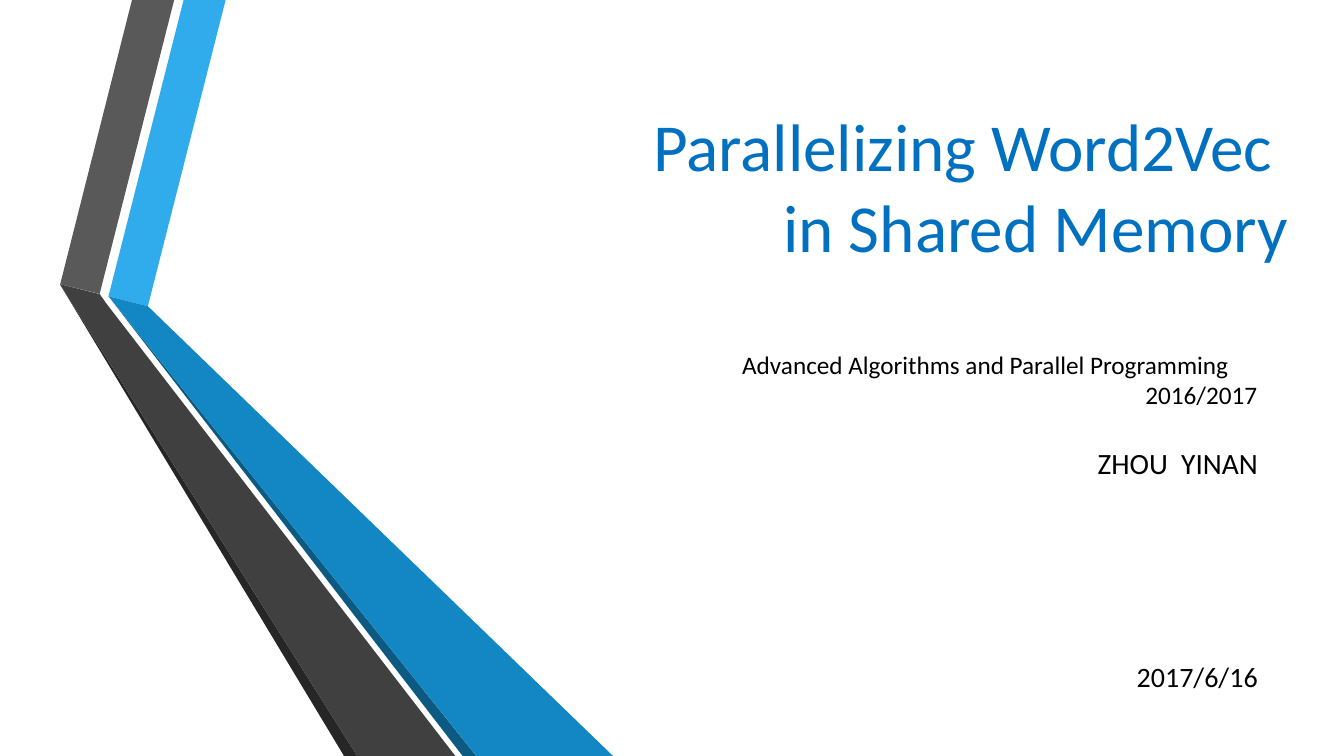
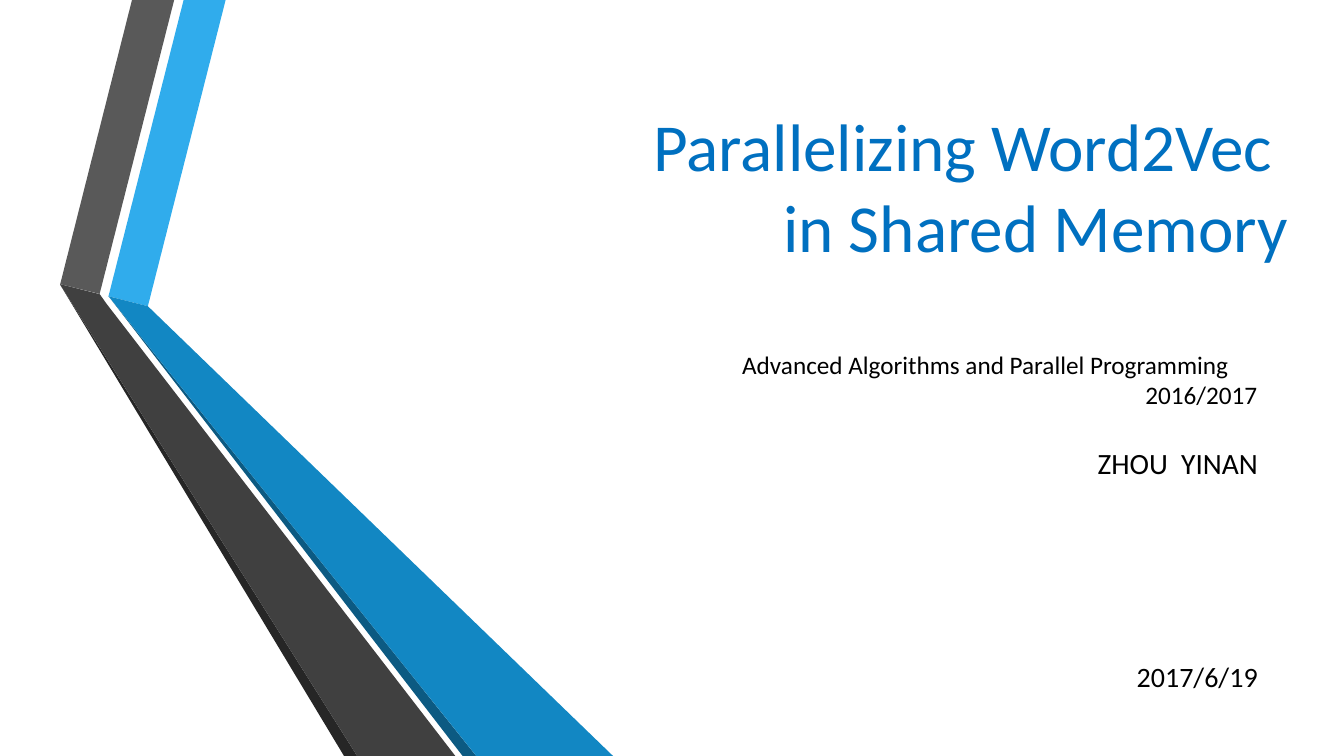
Before and after one commit to marioZYN/AAPP, a slide deck: slide 1 of presentation.pptx. Drawn at 1344x756 pixels with LibreOffice and Linux fonts; fonts in the diff are those of the drawing; background and template pictures are left out. Boxes give left, top, right and bottom in pixels: in the first picture for what was removed or moved away, otherwise in the second. Text is boxed around its words. In the diff, an @@ line names an element or a change of style, - is before the commit and + after.

```diff
--- a/presentation.pptx
+++ b/presentation.pptx
@@ text at (x1=1137, y1=667, x2=1258, y2=689): text changed @@
-2017/6/16
+2017/6/19
```
Also in this commit, not shown: 2 other slides changed, 1 slide added.
